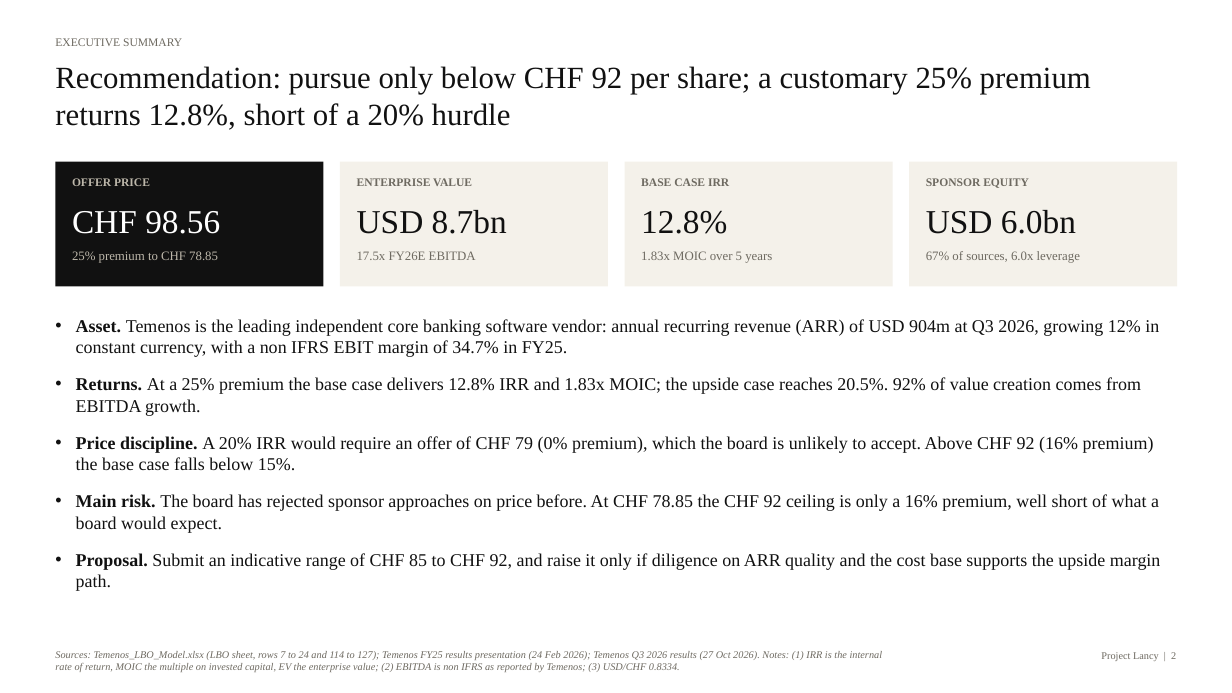
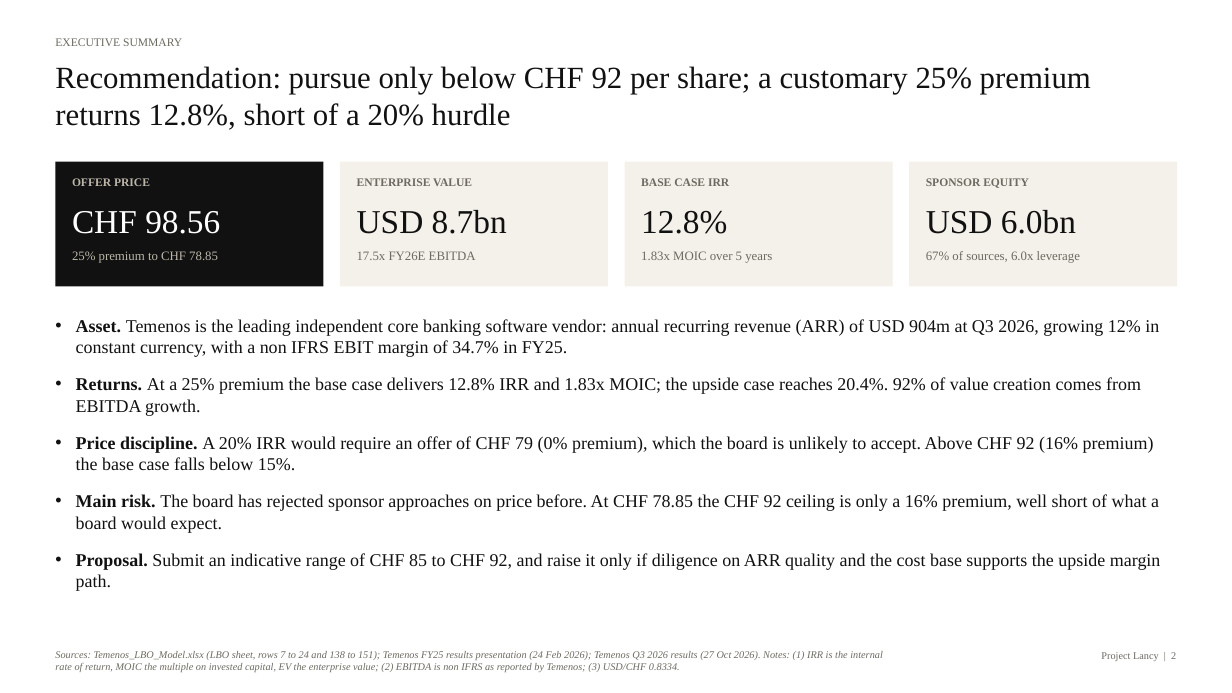
Before and after one commit to pascalielric/financelab, a slide deck: slide 2 of downloads/Temenos_LBO_IC_Deck.pptx. Drawn at 1232x693 pixels with LibreOffice and Linux fonts; fonts in the diff are those of the drawing. Boxes give left, top, right and bottom in pixels: in the first picture for what was removed or moved away, otherwise in the second. Text is boxed around its words. In the diff, an @@ line names an element or a change of style, - is before the commit and + after.

```diff
--- a/downloads/Temenos_LBO_IC_Deck.pptx
+++ b/downloads/Temenos_LBO_IC_Deck.pptx
@@ text at (x1=76, y1=377, x2=1141, y2=416): text changed @@
-• Returns. At a 25% premium the base case delivers 12.8% IRR and 1.83x MOIC; the upside case reaches 20.5%. 92% of value creation comes from EBITDA growth.
+• Returns. At a 25% premium the base case delivers 12.8% IRR and 1.83x MOIC; the upside case reaches 20.4%. 92% of value creation comes from EBITDA growth.
@@ text at (x1=55, y1=651, x2=883, y2=672): text changed @@
-Sources: Temenos_LBO_Model.xlsx (LBO sheet, rows 7 to 24 and 114 to 127); Temenos FY25 results presentation (24 Feb 2026); Temenos Q3 2026 results (27 Oct 2026). Notes: (1) IRR is the internal rate of return, MOIC the multiple on invested capital, EV the enterprise value; (2) EBITDA is non IFRS as reported by Temenos; (3) USD/CHF 0.8334.
+Sources: Temenos_LBO_Model.xlsx (LBO sheet, rows 7 to 24 and 138 to 151); Temenos FY25 results presentation (24 Feb 2026); Temenos Q3 2026 results (27 Oct 2026). Notes: (1) IRR is the internal rate of return, MOIC the multiple on invested capital, EV the enterprise value; (2) EBITDA is non IFRS as reported by Temenos; (3) USD/CHF 0.8334.
```
Also in this commit, not shown: 11 other slides changed, 3 slides added, 16 other files.
